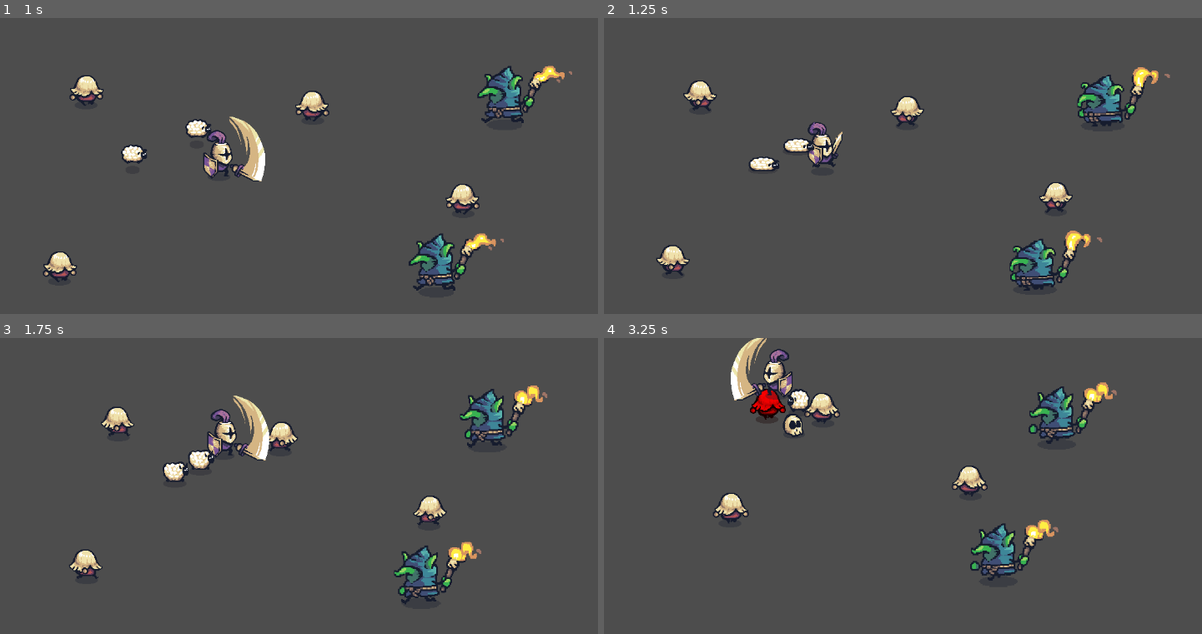
Above: before the commit, frames 1-4 (two rows, left to right).
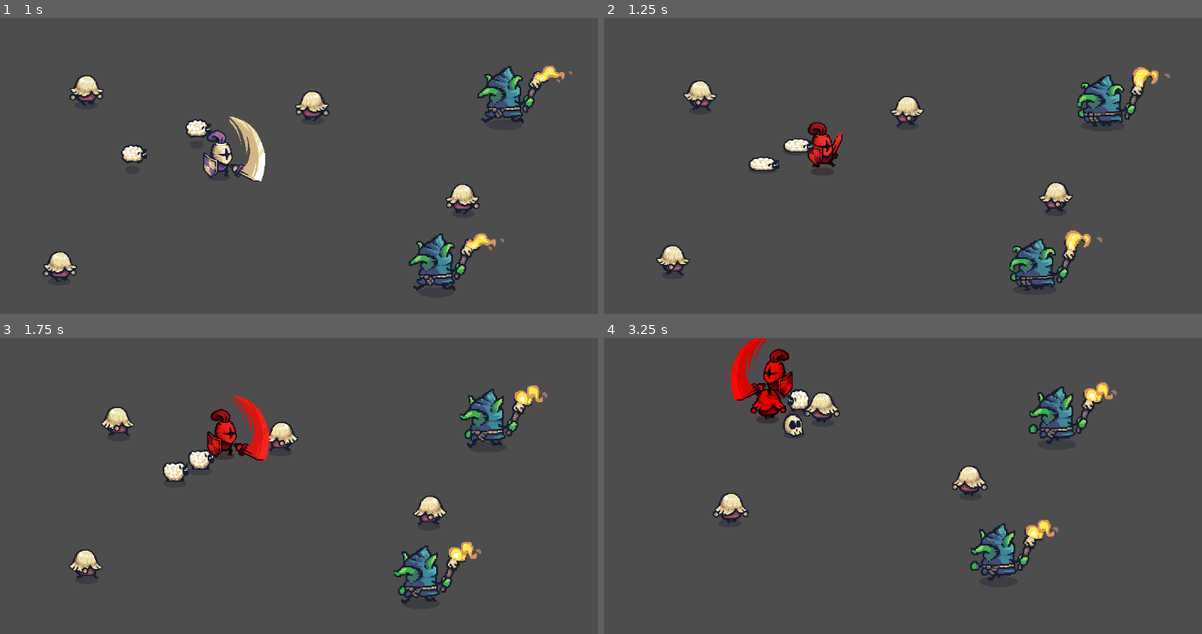
Above: after the commit, the same moments.

Repository: KarinaGante/BootcampSantander
Game: Godot game, scene res://Test Scenes/testBattle.tscn
Two runs of this game, one before a commit and one after it. Both use one fixed random seed, a clock stepped at 60 frames per second and the inputs below. This scene is started directly instead of the project's main scene.
Inputs (mouse positions are in pixels of both pictures, inside the frame that each line leads up to):
- Up to frame 1 (1 s): move the mouse to (269, 281) at 0.52 s; hold W (move_up) from 0.53 s (still down); click (269, 281) at 0.6 s
- Up to frame 2 (1.25 s): keep holding W (move_up)
- Up to frame 3 (1.75 s): keep holding W (move_up); move the mouse to (502, 580) at 1.27 s; click (502, 580) at 1.35 s
- Up to frame 4 (3.25 s): move the mouse to (705, 468) at 2.02 s; release W (move_up) at 2.03 s; hold A (move_left) from 2.03 s (still down); click (705, 468) at 2.1 s; move the mouse to (938, 524) at 2.77 s; click (938, 524) at 2.85 s

Frame 1 is identical in both runs. In frame 2, 0.6% of the frame differs, in the area x 34-40%, y 35-51%; in frame 3, 1.2%; in frame 4, 1.5%, in the area x 21-40%, y 0-29%.

Commit message:
Vida do jogador: processamento de ataque de inimigos, animação de death

Diff:
--- /dev/null
+++ b/Game Design com Godot/Tiny Swords/misc/bigSkull.tscn
@@ -0,0 +1,6 @@
+[gd_scene load_steps=2 format=3 uid="uid://yyu600idw4gn"]
+
+[ext_resource type="PackedScene" uid="uid://clii50uxa17e8" path="res://misc/skull.tscn" id="1_38sc6"]
+
+[node name="Skull" instance=ExtResource("1_38sc6")]
+scale = Vector2(1.5, 1.5)
--- a/Game Design com Godot/Tiny Swords/player/player.gd
+++ b/Game Design com Godot/Tiny Swords/player/player.gd
@@ -2,16 +2,20 @@
 
 @export var speed = 3
 @export var swordDamage: int = 2
+@export var health: int = 100
+@export var deathPrefab: PackedScene
 
 @onready var sprite: Sprite2D = $Sprite2D
 @onready var animationPlayer: AnimationPlayer = $AnimationPlayer
 @onready var swordArea: Area2D = $SwordArea
+@onready var hitboxArea: Area2D = $HitboxArea
 
 var inputVector: Vector2 = Vector2(0, 0)
 var isRunning: bool = false
 var wasRunning: bool = false
 var isAttacking: bool = false
 var attackCooldown: float = 0.0
+var hitboxCooldown: float = 0.0
 
 func _process(delta: float) -> void:
 	GameManager.playerPosition = position
@@ -28,6 +32,9 @@
 
 	if not isAttacking:
 		flipSprite()
+
+	#processar dano
+	updateHitboxDetection(delta)
 
 # a funcao process atualiza em uma velocidade que depende do hardware
 # a funcao physics process vai atualizar com um valor fixo independente do harware (+ confiavel)
@@ -120,3 +127,42 @@
 
 			if dotProduct >= 0.3:
 				enemy.damage(swordDamage)
+
+func updateHitboxDetection(delta: float) -> void:
+	# frequencia de dano
+	hitboxCooldown -= delta
+	if hitboxCooldown > 0: return
+	hitboxCooldown = 0.5
+	# detectar inimigos
+	var bodies = hitboxArea.get_overlapping_bodies()
+	for body in bodies:
+		if body.is_in_group("enemies"):
+			var enemy: Enemy = body
+			var damageAmount = 1
+			damage(damageAmount)
+
+func damage(amount: int) -> void:
+	if health <= 0: return
+
+	health -= amount
+
+	# piscar inimigo (node)
+	modulate = Color.RED
+	var tween = create_tween()
+	tween.set_ease(Tween.EASE_IN)
+	tween.set_trans(Tween.TRANS_QUINT)
+	tween.tween_property(self, "modulate", Color.WHITE, 0.3)
+
+	# tween = abreviacao de between (entre coisas) no sentido de A até B
+
+	# processar morte
+	if health <= 0:
+		die()
+
+func die() -> void:
+	if deathPrefab:
+		var deathObject = deathPrefab.instantiate()
+		deathObject.position = position
+		get_parent().add_child(deathObject)
+
+	queue_free() # destruindo entidade
--- a/Game Design com Godot/Tiny Swords/player/player.tscn
+++ b/Game Design com Godot/Tiny Swords/player/player.tscn
@@ -1,7 +1,8 @@
-[gd_scene load_steps=15 format=3 uid="uid://bujh04vn4qhhu"]
+[gd_scene load_steps=17 format=3 uid="uid://bujh04vn4qhhu"]
 
 [ext_resource type="Texture2D" uid="uid://iuh7kh1q14ha" path="res://addons/Tiny Swords (Update 010)/Factions/Knights/Troops/Warrior/Purple/Warrior_Purple.png" id="1_ktpo5"]
 [ext_resource type="Script" path="res://player/player.gd" id="1_xomqa"]
+[ext_resource type="PackedScene" uid="uid://yyu600idw4gn" path="res://misc/bigSkull.tscn" id="2_oe80q"]
 
 [sub_resource type="CapsuleShape2D" id="CapsuleShape2D_buwo3"]
 radius = 19.0
@@ -252,9 +253,13 @@
 [sub_resource type="CircleShape2D" id="CircleShape2D_g67bq"]
 radius = 100.005
 
+[sub_resource type="CircleShape2D" id="CircleShape2D_jd3c7"]
+radius = 45.0
+
 [node name="Player" type="CharacterBody2D"]
 motion_mode = 1
 script = ExtResource("1_xomqa")
+deathPrefab = ExtResource("2_oe80q")
 
 [node name="Sprite2D" type="Sprite2D" parent="."]
 position = Vector2(0, -29)
@@ -278,3 +283,10 @@
 [node name="CollisionShape2D" type="CollisionShape2D" parent="SwordArea"]
 shape = SubResource("CircleShape2D_g67bq")
 debug_color = Color(0.752941, 0.309804, 0.847059, 0)
+
+[node name="HitboxArea" type="Area2D" parent="."]
+
+[node name="CollisionShape2D" type="CollisionShape2D" parent="HitboxArea"]
+position = Vector2(0, -31)
+shape = SubResource("CircleShape2D_jd3c7")
+debug_color = Color(0.894118, 0.294118, 0.333333, 0)
